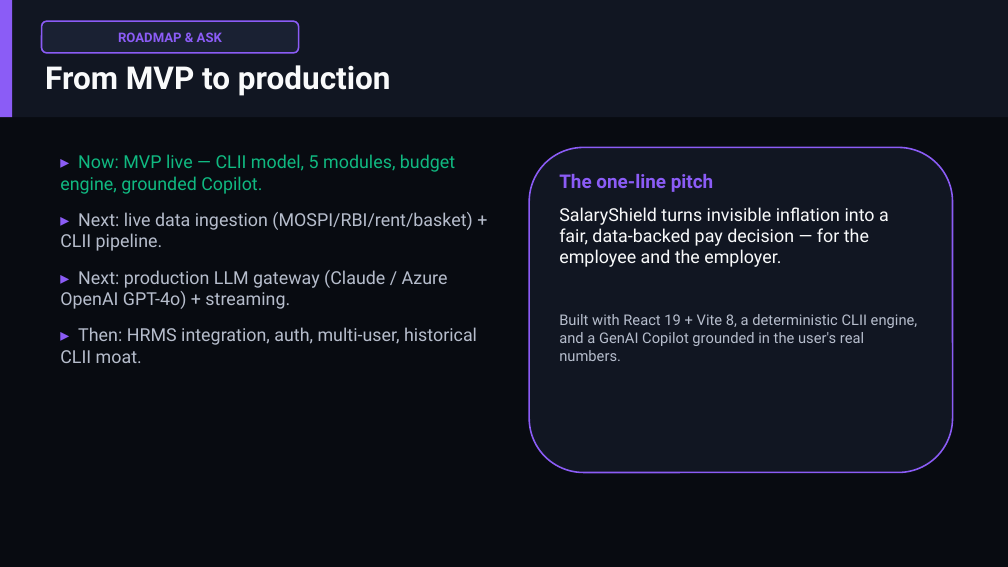
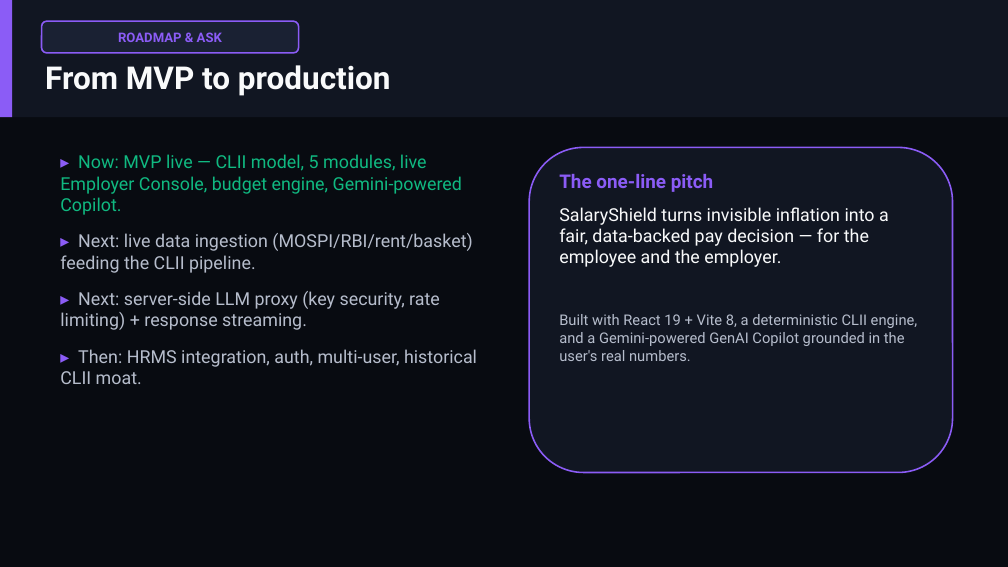
Before and after one commit to kanakakkl/salaryshield, a slide deck: slide 13 of deliverables/SalaryShield_Pitch_Deck.pptx. Drawn at 1008x567 pixels with LibreOffice and Linux fonts; fonts in the diff are those of the drawing. Boxes give left, top, right and bottom in pixels: in the first picture for what was removed or moved away, otherwise in the second. Text is boxed around its words. In the diff, an @@ line names an element or a change of style, - is before the commit and + after.

```diff
--- a/deliverables/SalaryShield_Pitch_Deck.pptx
+++ b/deliverables/SalaryShield_Pitch_Deck.pptx
@@ text at bbox=[60, 154, 472, 330]: text changed @@
-▸ Now: MVP live — CLII model, 5 modules, budget engine, grounded Copilot.
-▸ Next: live data ingestion (MOSPI/RBI/rent/basket) + CLII pipeline.
-▸ Next: production LLM gateway (Claude / Azure OpenAI GPT-4o) + streaming.
+▸ Now: MVP live — CLII model, 5 modules, live Employer Console, budget engine, Gemini-powered Copilot.
+▸ Next: live data ingestion (MOSPI/RBI/rent/basket) feeding the CLII pipeline.
+▸ Next: server-side LLM proxy (key security, rate limiting) + response streaming.
@@ text at bbox=[559, 314, 918, 361]: text changed @@
-Built with React 19 + Vite 8, a deterministic CLII engine, and a GenAI Copilot grounded in the user's real numbers.
+Built with React 19 + Vite 8, a deterministic CLII engine, and a Gemini-powered GenAI Copilot grounded in the user's real numbers.
```
Also in this commit, not shown: 5 other slides changed, 14 other files.
